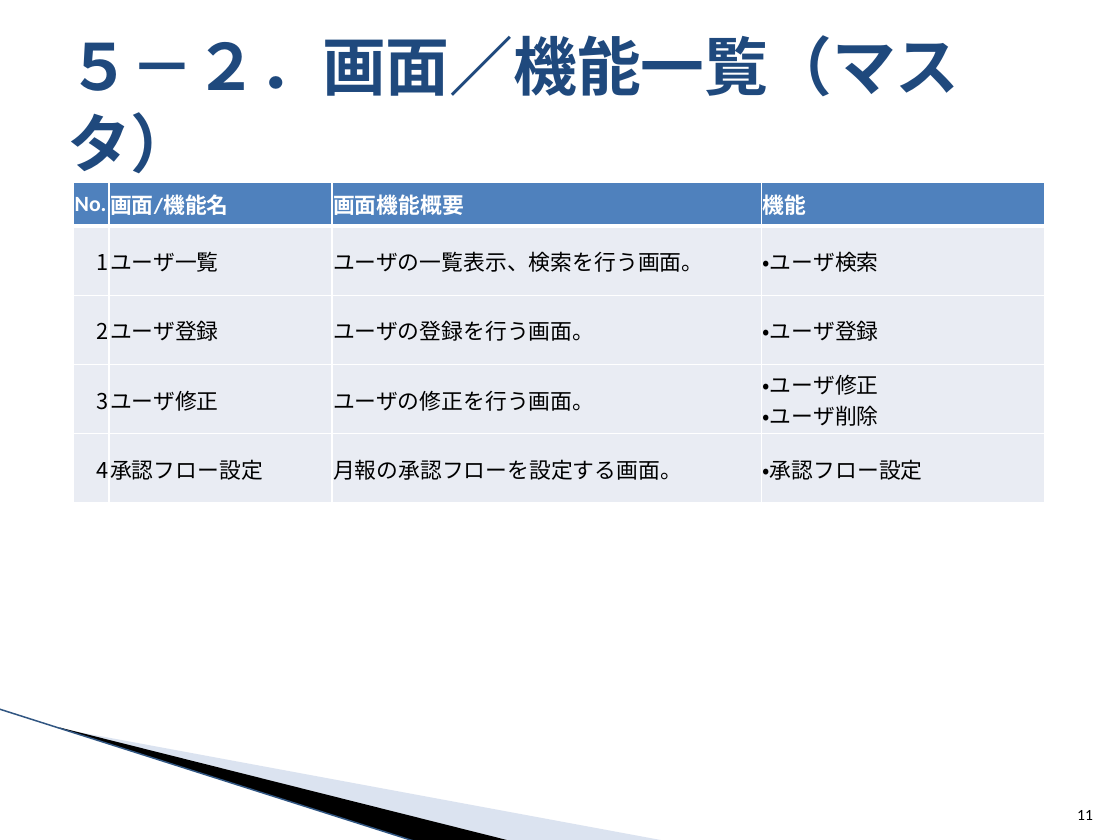
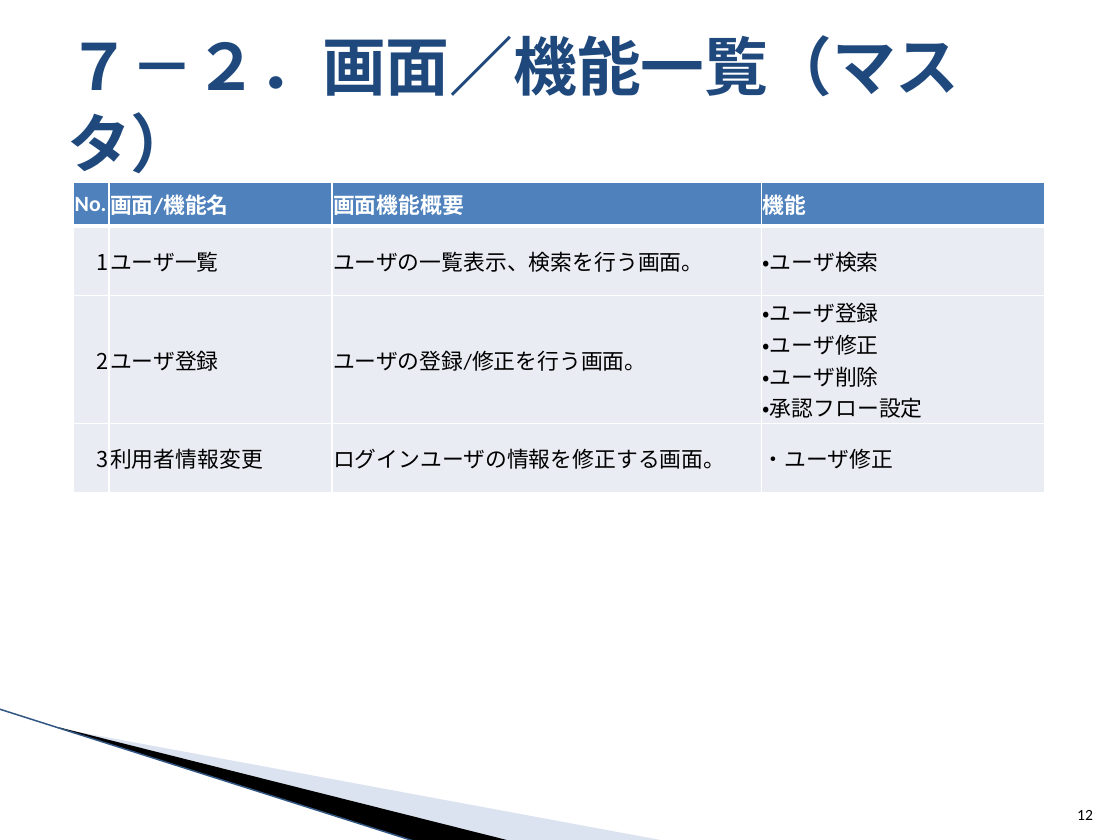
Before and after one commit to around7days/AppFreeMemo, a slide deck: slide 12 of 設計書/1_月報管理システム 提案資料.pptx (slide 11 before the commit). Drawn at 1120x840 pixels with LibreOffice and Linux fonts; fonts in the diff are those of the drawing; background and template pictures are left out. Boxes give left, top, right and bottom in pixels: in the first picture for what was removed or moved away, otherwise in the second. Text is boxed around its words. In the diff, an @@ line names an element or a change of style, - is before the commit and + after.

```diff
--- a/設計書/1_月報管理システム 提案資料.pptx
+++ b/設計書/1_月報管理システム 提案資料.pptx
@@ title at box(67, 35, 960, 174): text changed @@
-５－２．画面／機能一覧（マスタ）
+７－２．画面／機能一覧（マスタ）
@@ table at box(74, 181, 1046, 473) @@
-row 3: 2 | ユーザ登録 | ユーザの登録を行う画面。 | ・ユーザ登録
-row 4: 3 | ユーザ修正 | ユーザの修正を行う画面。 | ・ユーザ修正 / ・ユーザ削除
-row 5: 4 | 承認フロー設定 | 月報の承認フローを設定する画面。 | ・承認フロー設定
+row 3: 2 | ユーザ登録 | ユーザの登録/修正を行う画面。 | ・ユーザ登録 / ・ユーザ修正 / ・ユーザ削除 / ・承認フロー設定
+row 4: 3 | 利用者情報変更 | ログインユーザの情報を修正する画面。 | ・ユーザ修正
@@ page number at box(1077, 810, 1093, 820): text changed @@
-11
+12
```
Also in this commit, not shown: 8 other slides changed, 1 slide added, 4 other files.
